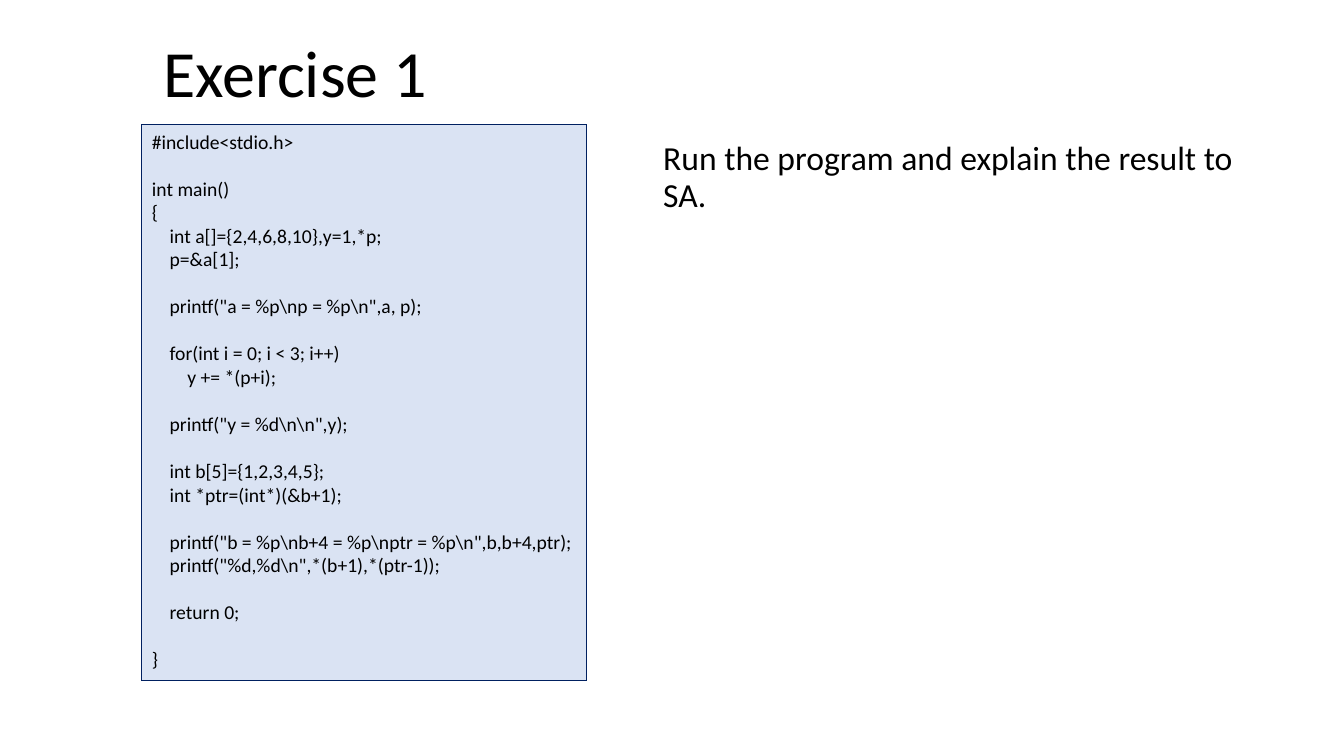
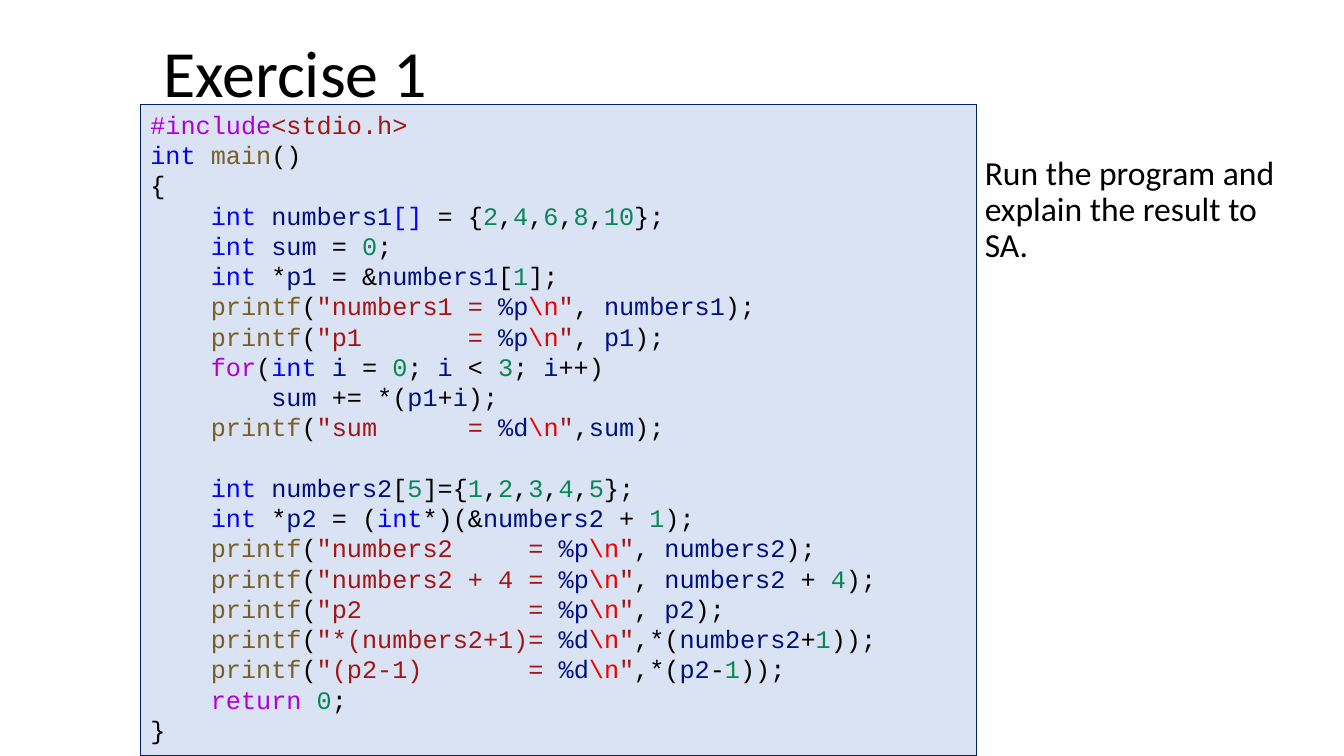
Before and after one commit to ShiqiYu/CPP, a slide deck: slide 16 of week05/Lab05.pptx. Drawn at 1344x756 pixels with LibreOffice and Linux fonts; fonts in the diff are those of the drawing; background and template pictures are left out. Boxes give left, top, right and bottom in pixels: in the first picture for what was removed or moved away, otherwise in the second. Text is boxed around its words. In the diff, an @@ line names an element or a change of style, - is before the commit and + after.

```diff
--- a/week05/Lab05.pptx
+++ b/week05/Lab05.pptx
@@ rectangle "#include<stdio.h>": place and size @@
-rectangle "#include<stdio.h>" at (142, 125, 587, 682)
+rectangle "#include<stdio.h>" at (140, 104, 977, 755)
@@ text in rectangle at (150, 116, 603, 714): size 14 to 18 pt, font Calibri to Courier New in "#include<stdio.h>", "int main()", "{", "for(int i = 0; i < 3; ..." and 2 more places; text colour #000000 to #AF00DB in "#include<stdio.h>", "for(int", "return"; text colour #000000 to #A31515 in "#include<stdio.h>"; text colour #000000 to #0000FF in "int", "for(int"; text colour #000000 to #795E26 in "main()"; text colour #000000 to #001080 in "i i i++)"; text colour #000000 to #098658 in "0; 3;", "0;" @@
@@ text "Run the program and explain ..." rewrapped from (663, 146, 1233, 208) to (985, 161, 1274, 258) @@
@@ text in rectangle at (211, 206, 755, 352): text changed; size 14 to 18 pt; font Calibri to Courier New; text colour #000000 to #001080 @@
-int a[]={2,4,6,8,10},y=1,*p;
-p=&a[1];
-printf("a = %p\np = %p\n",a, p);
+int numbers1[] = {2,4,6,8,10};
+int sum = 0;
+int *p1 = &numbers1[1];
+printf("numbers1 = %p\n", numbers1);
+printf("p1 = %p\n", p1);
@@ text in rectangle at (211, 388, 877, 684): text changed; size 14 to 18 pt; font Calibri to Courier New; text colour #000000 to #001080 @@
-y += *(p+i);
-printf("y = %d\n\n",y);
-int b[5]={1,2,3,4,5};
-int *ptr=(int*)(&b+1);
-printf("b = %p\nb+4 = %p\nptr = %p\n",b,b+4,ptr);
-printf("%d,%d\n",*(b+1),*(ptr-1));
+sum += *(p1+i);
+printf("sum = %d\n",sum);
+int numbers2[5]={1,2,3,4,5};
+int *p2 = (int*)(&numbers2 + 1);
+printf("numbers2 = %p\n", numbers2);
+printf("numbers2 + 4 = %p\n", numbers2 + 4);
+printf("p2 = %p\n", p2);
+printf("*(numbers2+1)= %d\n",*(numbers2+1));
+printf("(p2-1) = %d\n",*(p2-1));
```
Also in this commit, not shown: 2 other slides changed, 1 other file.
